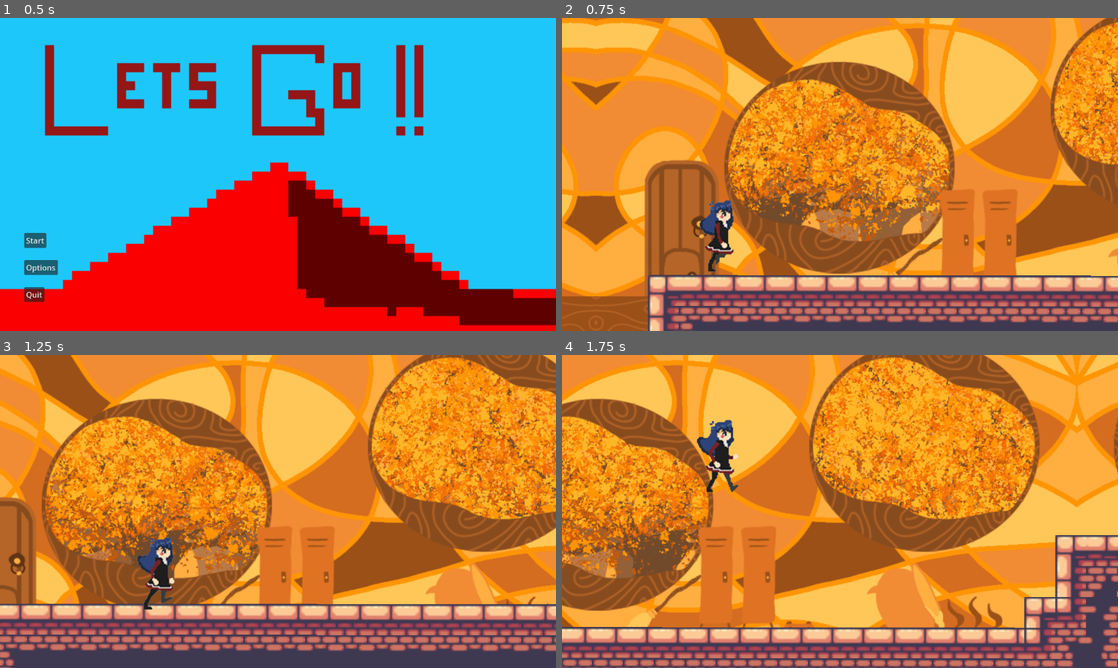
Above: before the commit, frames 1-4 (two rows, left to right).
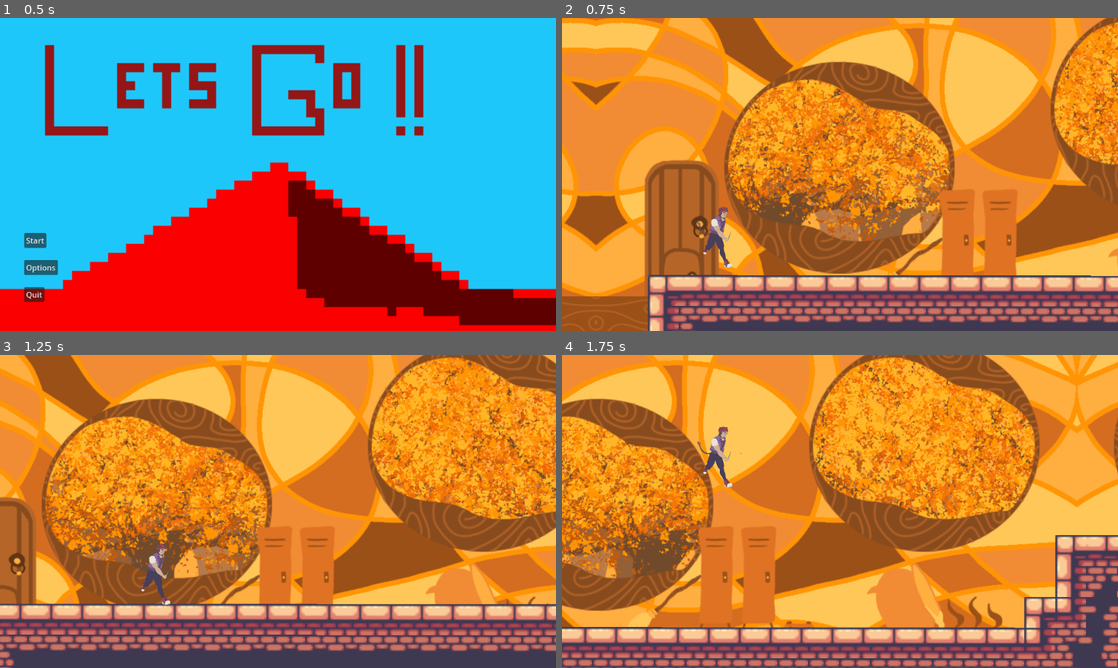
Above: after the commit, the same moments.

Repository: MetaToshi/dimension-hopping-oceans-9
Game: Godot game, scene res://Scripts/main_menu.tscn
Two runs of this game, one before a commit and one after it. Both use one fixed random seed, a clock stepped at 60 frames per second and the inputs below.
Inputs:
- Up to frame 1 (0.5 s): no input
- Up to frame 2 (0.75 s): click "Start" at 0.5 s
- Up to frame 3 (1.25 s): no input
- Up to frame 4 (1.75 s): tap Up (jump) at 1.35, 1.52 s

Frame 1 is identical in both runs. In frame 2, 0.9% of the frame differs, in the area x 24-33%, y 58-82%; in frame 3, 0.9%; in frame 4, 1.0%, in the area x 24-33%, y 20-44%.

Commit message:
ALL DIMENSION ANIMATIONS FOR PLAYER
bug: the animation won't play unless you attack first, then it will play

Diff:
--- a/Collage Dimension Hopping 170 game/Characters/player.gd
+++ b/Collage Dimension Hopping 170 game/Characters/player.gd
@@ -46,7 +46,7 @@
 # Player entering through portal
 func _on_area_2d_area_entered(area):
 	if area.is_in_group("Portal"):
-		$Sidescroller.texture=ResourceLoader.load("res://TestAssets/testFloorTile.png")
+		$PlayerTEST.texture=ResourceLoader.load("res://TestAssets/testFloorTile.png")
 		$ParallaxBackgroundDIM1.visible = false
 		$ParallaxBackgroundDIM2.visible = true
 		position.x = 0
@@ -55,14 +55,14 @@
 		jump_velocity = -1500
 
 	if area.is_in_group("portal2"):
-		$Sidescroller.texture=ResourceLoader.load("res://TestAssets/testFloorTile.png")
+		$PLAYERDIM2.texture=ResourceLoader.load("res://TestAssets/testFloorTile.png")
 		$ParallaxBackgroundDIM1.visible = false
 		$ParallaxBackgroundDIM2.visible = false
 		# $ParallaxLayer1.parallax_scale = Vector2() # changes size
 		position.x = 0
 		position.y = 3000
 		speed = 400
-		jump_velocity = -500
+		jump_velocity = -1800
 
 	if area.is_in_group("Portal3"):
 		for i in $"..".get_children():
@@ -88,5 +88,5 @@
 
 
 func _on_chara_animation_finished(_attack):
-	$Chara.play("run")
+	$DIM1PLAYER.play("run")
 	pass
--- a/Collage Dimension Hopping 170 game/Characters/player.tscn
+++ b/Collage Dimension Hopping 170 game/Characters/player.tscn
@@ -1,8 +1,11 @@
-[gd_scene load_steps=12 format=3 uid="uid://u7bk8tq3cpps"]
+[gd_scene load_steps=15 format=3 uid="uid://u7bk8tq3cpps"]
 
 [ext_resource type="Script" path="res://Characters/player.gd" id="1_ivrrq"]
 [ext_resource type="Texture2D" uid="uid://baooji15uma6k" path="res://TestAssets/sidescroller.png" id="1_lcqtm"]
 [ext_resource type="Texture2D" uid="uid://cmbc6w6abiqk6" path="res://TestAssets/POW.png" id="2_6l0jw"]
+[ext_resource type="Texture2D" uid="uid://cogmlg0hf22r4" path="res://Assets/BeanieDim1Run.png" id="2_c30si"]
+[ext_resource type="Texture2D" uid="uid://5ojhh5dy6ng5" path="res://Assets/Beanie_D2_run_spritesheet.png" id="3_kwpe3"]
+[ext_resource type="Texture2D" uid="uid://q61lnilfiey6" path="res://Assets/Beanie_D3_spritesheet.png" id="4_7ephr"]
 
 [sub_resource type="CapsuleShape2D" id="CapsuleShape2D_j6tv2"]
 radius = 17.0
@@ -13,10 +16,34 @@
 tracks/0/type = "value"
 tracks/0/imported = false
 tracks/0/enabled = true
-tracks/0/path = NodePath("Sidescroller:frame")
+tracks/0/path = NodePath("../PLAYERDIM2:frame")
 tracks/0/interp = 1
 tracks/0/loop_wrap = true
 tracks/0/keys = {
+"times": PackedFloat32Array(0),
+"transitions": PackedFloat32Array(1),
+"update": 1,
+"values": [0]
+}
+tracks/1/type = "value"
+tracks/1/imported = false
+tracks/1/enabled = true
+tracks/1/path = NodePath("../PLAYERDIM1:frame")
+tracks/1/interp = 1
+tracks/1/loop_wrap = true
+tracks/1/keys = {
+"times": PackedFloat32Array(0),
+"transitions": PackedFloat32Array(1),
+"update": 1,
+"values": [0]
+}
+tracks/2/type = "value"
+tracks/2/imported = false
+tracks/2/enabled = true
+tracks/2/path = NodePath("../PLAYERDIM3:frame")
+tracks/2/interp = 1
+tracks/2/loop_wrap = true
+tracks/2/keys = {
 "times": PackedFloat32Array(0),
 "transitions": PackedFloat32Array(1),
 "update": 1,
@@ -68,19 +95,43 @@
 
 [sub_resource type="Animation" id="Animation_hficl"]
 resource_name = "run"
-length = 0.45
+length = 0.8
 loop_mode = 1
 tracks/0/type = "value"
 tracks/0/imported = false
 tracks/0/enabled = true
-tracks/0/path = NodePath("Sidescroller:frame")
+tracks/0/path = NodePath("../PLAYERDIM2:frame")
 tracks/0/interp = 1
 tracks/0/loop_wrap = true
 tracks/0/keys = {
-"times": PackedFloat32Array(0, 0.05, 0.1, 0.15, 0.2, 0.25, 0.3, 0.35, 0.4),
-"transitions": PackedFloat32Array(1.07177, 1.07177, 1.07177, 1.07177, 1.07177, 1.07177, 1.07177, 1.07177, 1),
-"update": 1,
-"values": [0, 1, 2, 3, 4, 5, 6, 7, 8]
+"times": PackedFloat32Array(0, 0.1, 0.2, 0.3, 0.4, 0.5, 0.6, 0.7),
+"transitions": PackedFloat32Array(1, 1, 1, 1, 1, 1, 1, 1),
+"update": 1,
+"values": [0, 1, 2, 3, 4, 5, 6, 7]
+}
+tracks/1/type = "value"
+tracks/1/imported = false
+tracks/1/enabled = true
+tracks/1/path = NodePath("../PLAYERDIM1:frame")
+tracks/1/interp = 1
+tracks/1/loop_wrap = true
+tracks/1/keys = {
+"times": PackedFloat32Array(0, 0.1, 0.2, 0.3, 0.4, 0.5, 0.6, 0.7),
+"transitions": PackedFloat32Array(1, 1, 1, 1, 1, 1, 1, 1),
+"update": 1,
+"values": [0, 1, 2, 3, 4, 5, 6, 7]
+}
+tracks/2/type = "value"
+tracks/2/imported = false
+tracks/2/enabled = true
+tracks/2/path = NodePath("../PLAYERDIM3:frame")
+tracks/2/interp = 1
+tracks/2/loop_wrap = true
+tracks/2/keys = {
+"times": PackedFloat32Array(0, 0.2, 0.4, 0.6),
+"transitions": PackedFloat32Array(1, 1, 1, 1),
+"update": 1,
+"values": [0, 1, 2, 3]
 }
 
 [sub_resource type="AnimationLibrary" id="AnimationLibrary_lvomt"]
@@ -101,7 +152,28 @@
 [node name="Player" type="CharacterBody2D" groups=["player"]]
 script = ExtResource("1_ivrrq")
 
-[node name="Sidescroller" type="Sprite2D" parent="."]
+[node name="PLAYERDIM1" type="Sprite2D" parent="."]
+position = Vector2(-5.99997, -1.99998)
+scale = Vector2(0.10599, 0.104225)
+texture = ExtResource("2_c30si")
+hframes = 4
+vframes = 2
+
+[node name="PLAYERDIM2" type="Sprite2D" parent="."]
+visible = false
+position = Vector2(-4.76837e-07, 5)
+scale = Vector2(0.125907, 0.142358)
+texture = ExtResource("3_kwpe3")
+hframes = 8
+
+[node name="PLAYERDIM3" type="Sprite2D" parent="."]
+visible = false
+scale = Vector2(2.2134, 2.03847)
+texture = ExtResource("4_7ephr")
+hframes = 4
+
+[node name="PlayerTEST" type="Sprite2D" parent="."]
+visible = false
 texture = ExtResource("1_lcqtm")
 hframes = 10
 
@@ -118,8 +190,13 @@
 visible = false
 shape = SubResource("CapsuleShape2D_j6tv2")
 
+[node name="DIM1PLAYER" type="AnimationPlayer" parent="."]
+root_node = NodePath("../Chara")
+libraries = {
+"": SubResource("AnimationLibrary_lvomt")
+}
+
 [node name="Chara" type="AnimationPlayer" parent="."]
-autoplay = "run"
 libraries = {
 "": SubResource("AnimationLibrary_lvomt")
 }
@@ -144,5 +221,6 @@
 
 [connection signal="area_entered" from="PlayerHurtBox" to="." method="_on_player_hurt_box_area_entered"]
 [connection signal="area_entered" from="Area2D" to="." method="_on_area_2d_area_entered"]
+[connection signal="animation_finished" from="DIM1PLAYER" to="." method="_on_chara_animation_finished"]
 [connection signal="animation_finished" from="Chara" to="." method="_on_chara_animation_finished"]
 [connection signal="area_entered" from="Attacking" to="." method="_on_attacking_area_entered"]
--- a/Collage Dimension Hopping 170 game/mainscene.tscn
+++ b/Collage Dimension Hopping 170 game/mainscene.tscn
@@ -6,8 +6,8 @@
 [ext_resource type="Texture2D" uid="uid://c7b8q64rliehf" path="res://TestAssets/dim1bg1.png" id="4_tkkuu"]
 [ext_resource type="Texture2D" uid="uid://v45mfdbpbs6o" path="res://TestAssets/Terrain (32x32).png" id="4_tu1kj"]
 [ext_resource type="Texture2D" uid="uid://hsnitrf70wgv" path="res://TestAssets/dim1bg1alt.png" id="5_df8bd"]
-[ext_resource type="PackedScene" uid="uid://bli3i1kbgasu2" path="res://Characters/enemy.tscn" id="5_sf8g2"]
-[ext_resource type="Texture2D" uid="uid://ct43isrbb05tf" path="res://TestAssets/Background_Dimention2_NoEyes.png" id="6_uqaig"]
+[ext_resource type="PackedScene" uid="uid://bn7iewmepe4w8" path="res://Characters/enemy.tscn" id="5_sf8g2"]
+[ext_resource type="Texture2D" uid="uid://ct43isrbb05tf" path="res://Assets/Background_Dimention2_NoEyes.png" id="6_pfu4o"]
 [ext_resource type="Texture2D" uid="uid://bc12lfq6flxut" path="res://TestAssets/testPortal.png" id="7_jv475"]
 [ext_resource type="Script" path="res://Scripts/Portal.gd" id="8_ipvwj"]
 [ext_resource type="Script" path="res://TestPortal2.gd" id="9_d7uj5"]
@@ -1615,7 +1615,7 @@
 [node name="Sprite2D" type="Sprite2D" parent="Player/ParallaxBackgroundDIM2/ParallaxLayer2"]
 position = Vector2(558, 312)
 scale = Vector2(2.93125, 2.93125)
-texture = ExtResource("6_uqaig")
+texture = ExtResource("6_pfu4o")
 
 [node name="TileMap" type="TileMap" parent="."]
 rotation = 0.00136632
Renamed: Collage Dimension Hopping 170 game/TestAssets/Background_Dimention2_NoEyes.png -> Collage Dimension Hopping 170 game/Assets/Background_Dimention2_NoEyes.png
Not shown, changed: Collage Dimension Hopping 170 game/Assets/Background_Dimention2_NoEyes.png.import
Binary file added: Collage Dimension Hopping 170 game/Assets/BeanieCast.png
Not shown, changed: Collage Dimension Hopping 170 game/Assets/BeanieCast.png.import
Binary file added: Collage Dimension Hopping 170 game/Assets/BeanieDim1Run.png
Not shown, changed: Collage Dimension Hopping 170 game/Assets/BeanieDim1Run.png.import
Binary file added: Collage Dimension Hopping 170 game/Assets/Beanie_D2_run_spritesheet.png
Not shown, changed: Collage Dimension Hopping 170 game/Assets/Beanie_D2_run_spritesheet.png.import
Binary file added: Collage Dimension Hopping 170 game/Assets/Beanie_D3_spritesheet.png
Not shown, changed: Collage Dimension Hopping 170 game/Assets/Beanie_D3_spritesheet.png.import
Binary file removed: Collage Dimension Hopping 170 game/Assets/testBG.jpg
Binary file removed: Collage Dimension Hopping 170 game/Assets/testFloorTile.png
(and 4 more such lines)
